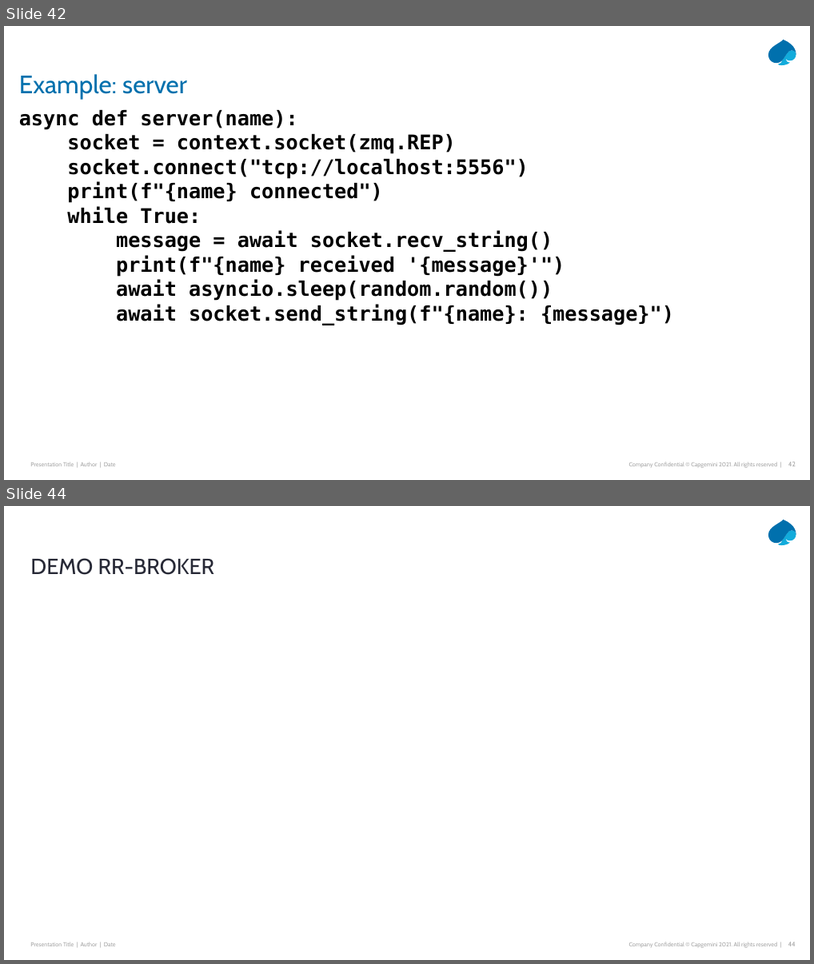
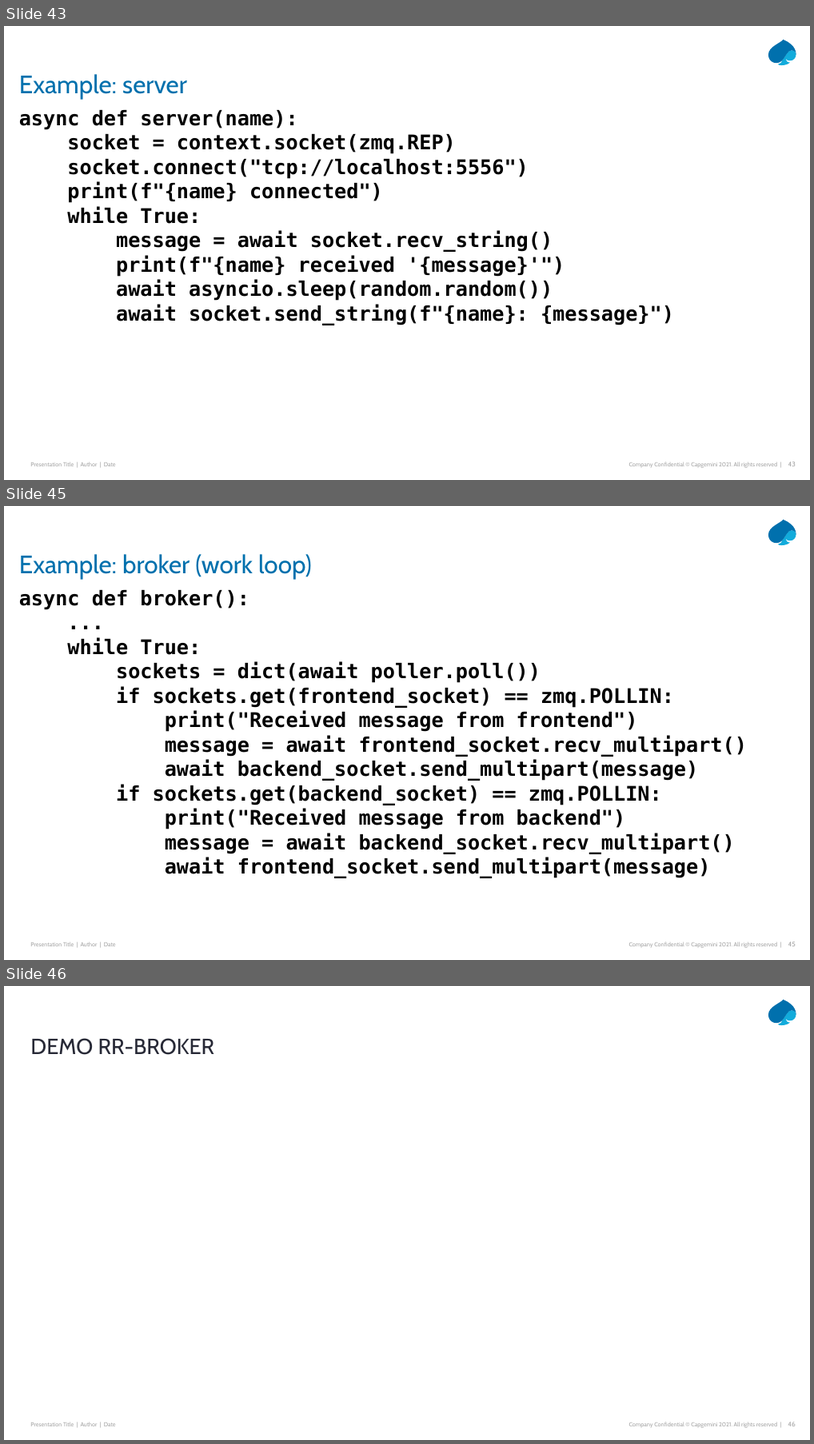
Before and after one commit to Python-Masterclass/Networking, a slide deck: Masterclass-7-Networking.pptx. Shown one above the other, each under a label of ours: slides 42 and 44 before the commit, slides 43, 45 and 46 after it; the slides between them are not shown. The pictures are 814x964 and 814x1444 pixels, drawn with LibreOffice and Linux fonts; fonts in the diff are those of the drawing. Boxes give left, top, right and bottom in pixels: in the first picture for what was removed or moved away, otherwise in the second. Text is boxed around its words. In the diff, an @@ line names an element or a change of style, - is before the commit and + after.

```diff
--- a/Masterclass-7-Networking.pptx
+++ b/Masterclass-7-Networking.pptx
@@ slide 45 added at <box>4,506,810,960</box>, background #FFFFFF; not listed: 5 template elements that a slide beside it also shows @@
@@ title added at <box>19,554,312,579</box>, 30 pt, text #0070AD @@
+Example: broker (work loop)
@@ text added at <box>19,590,747,878</box>, 24 pt, text #000000, bold @@
+async def broker():
+...
+while True:
+sockets = dict(await poller.poll())
+if sockets.get(frontend_socket) == zmq.POLLIN:
+print("Received message from frontend")
+message = await frontend_socket.recv_multipart()
+await backend_socket.send_multipart(message)
+if sockets.get(backend_socket) == zmq.POLLIN:
+print("Received message from backend")
+message = await backend_socket.recv_multipart()
+await frontend_socket.send_multipart(message)
@@ what was slide 42 is now slide 43 @@
@@ what was slide 44 is now slide 46 @@
```
Also in this commit, not shown: 12 slides changed, 1 other slide added.
